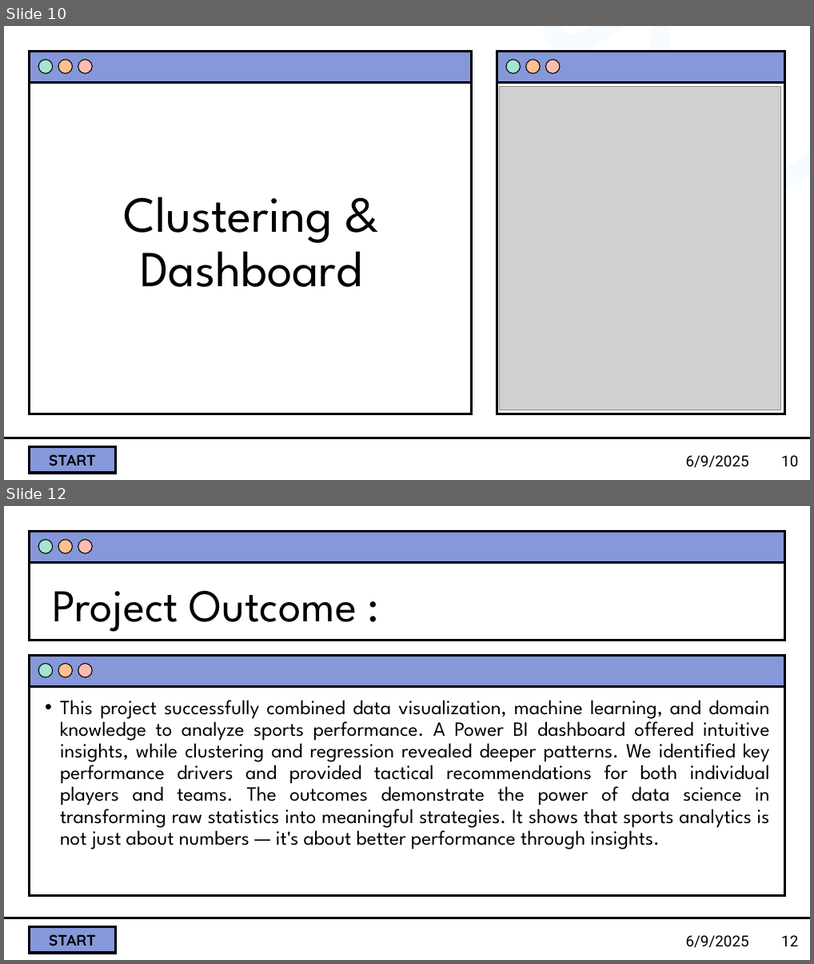
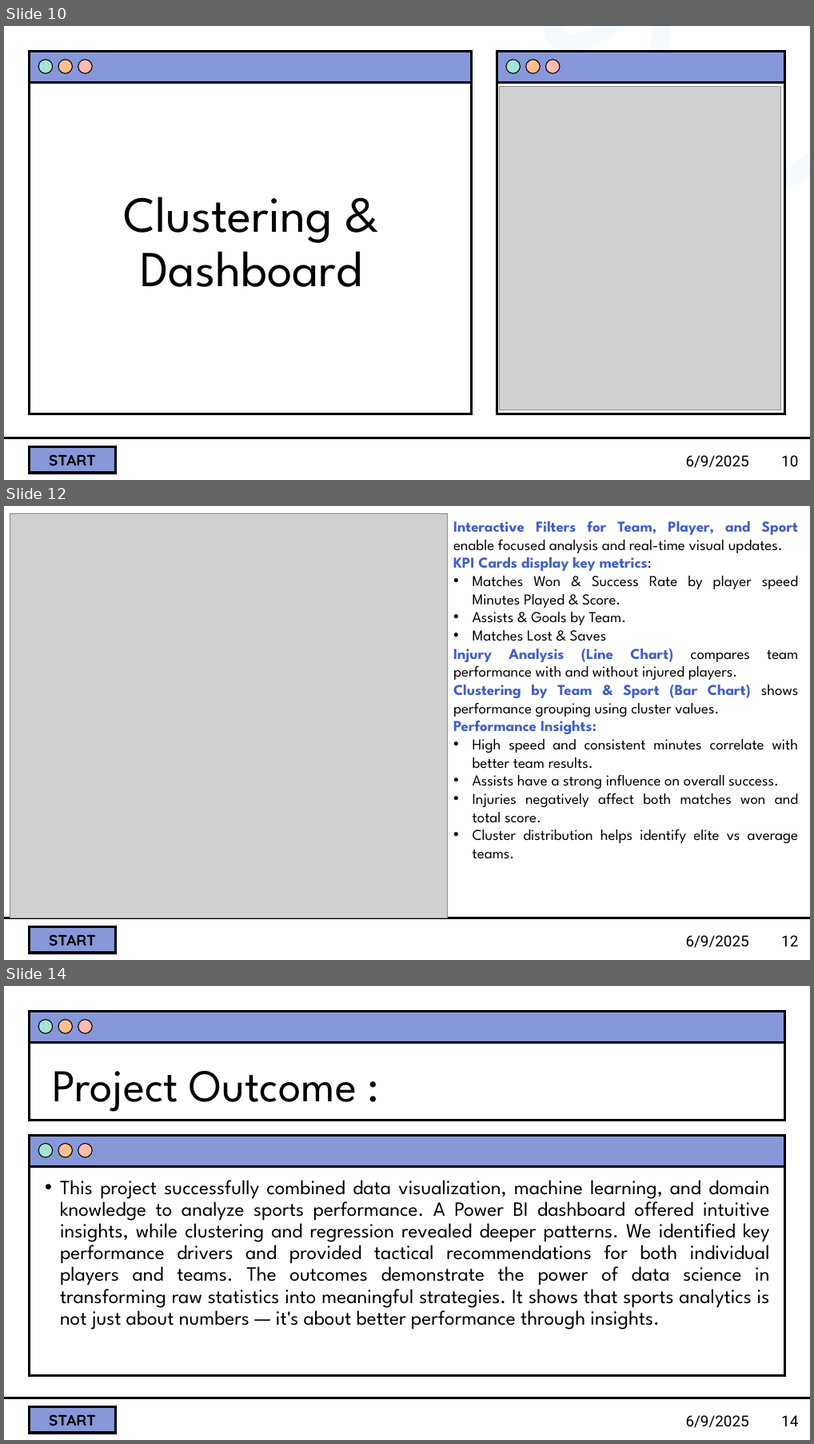
Before and after one commit to Sakshi-hub24/DS_MajorProject_SportsPerfromanceAnalysis.github.io, a slide deck: SPA PPT/Sports Performance Analysis.pptx. Shown one above the other, each under a label of ours: slides 10 and 12 before the commit, slides 10, 12 and 14 after it; the slides between them are not shown. The pictures are 814x964 and 814x1444 pixels, drawn with LibreOffice and Linux fonts; fonts in the diff are those of the drawing; grey boxes stand for pictures; background and template pictures are left out. Boxes give left, top, right and bottom in pixels: in the first picture for what was removed or moved away, otherwise in the second. Text is boxed around its words. In the diff, an @@ line names an element or a change of style, - is before the commit and + after.

```diff
--- a/SPA PPT/Sports Performance Analysis.pptx
+++ b/SPA PPT/Sports Performance Analysis.pptx
@@ slide 12 added at <box>4,506,810,960</box>, background picture (left out); not listed: 3 template elements that a slide beside it also shows @@
@@ picture added at <box>10,514,447,918</box> @@
@@ text added at <box>454,521,799,859</box>, 18 pt, text #000000 @@
+Interactive Filters for Team, Player, and Sport enable focused analysis and real-time visual updates.
+KPI Cards display key metrics:
+• Matches Won & Success Rate by player speed Minutes Played & Score.
+• Assists & Goals by Team.
+• Matches Lost & Saves
+Injury Analysis (Line Chart) compares team performance with and without injured players.
+Clustering by Team & Sport (Bar Chart) shows performance grouping using cluster values.
+Performance Insights:
+• High speed and consistent minutes correlate with better team results.
+• Assists have a strong influence on overall success.
+• Injuries negatively affect both matches won and total score.
+• Cluster distribution helps identify elite vs average teams.
@@ text added at <box>686,935,750,947</box>, 18 pt, text #000000 @@
+6/9/2025
@@ page number added at <box>782,935,798,946</box>, 18 pt, text #000000 @@
+12
@@ what was slide 12 is now slide 14 @@
@@ page number at <box>782,1415,798,1426</box>: text changed @@
-12
+14
```
Also in this commit, not shown: 2 slides changed, 1 other slide added, 1 other file.
